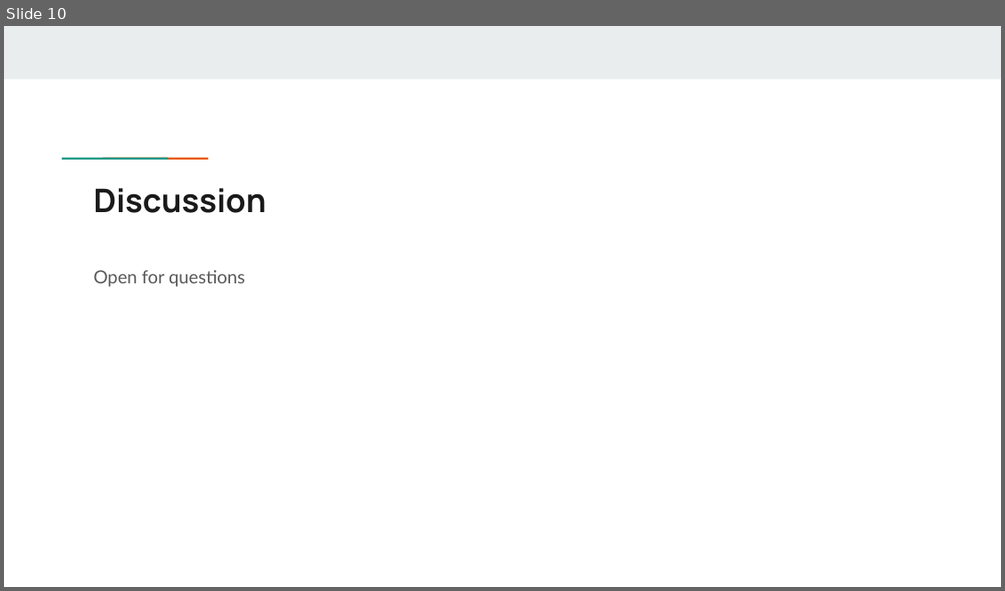
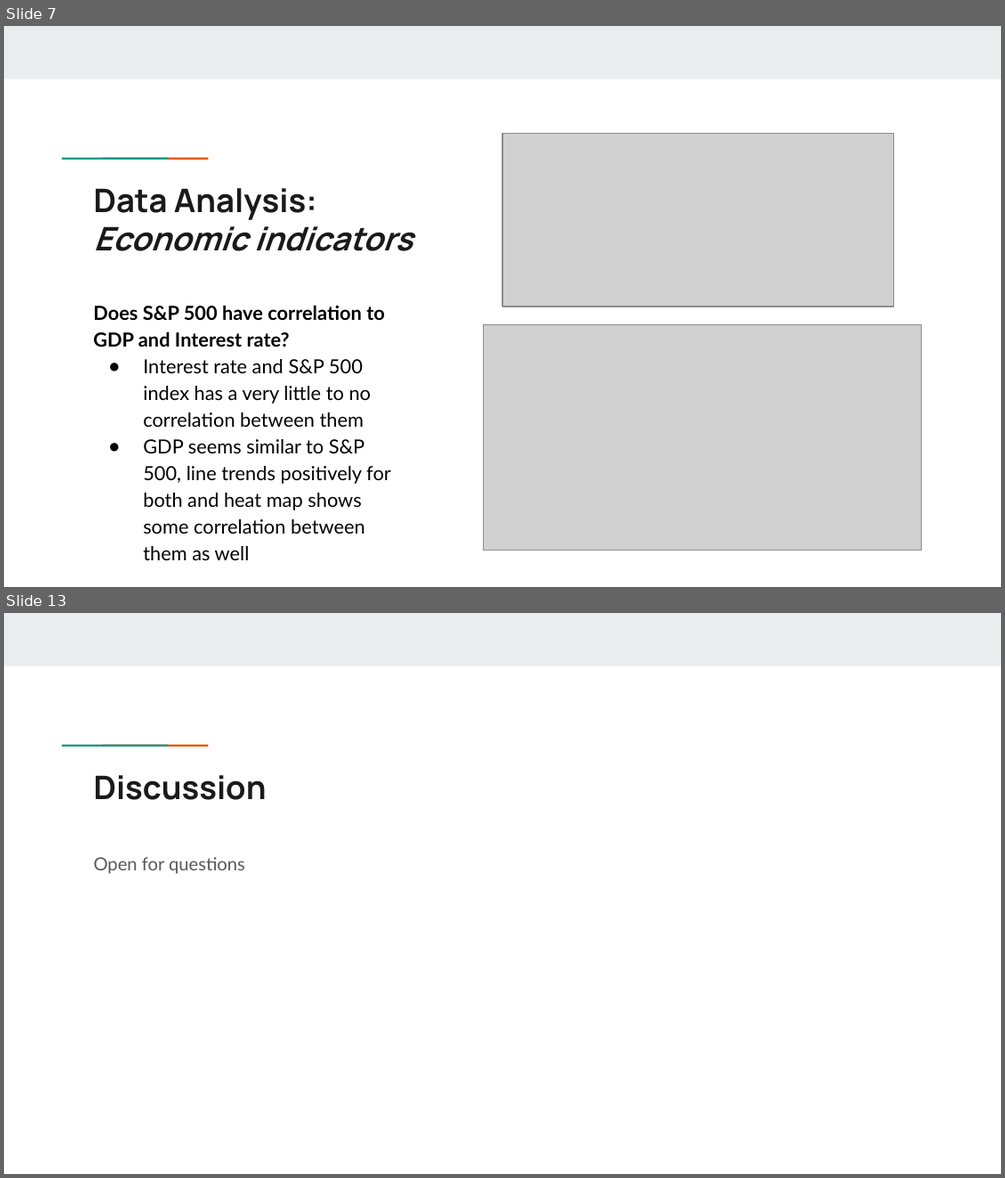
Before and after one commit to lfarlima/Monte-Carlo-Simulation, a slide deck: Project-01/Group Project Presentation.pptx. Shown one above the other, each under a label of ours: slide 10 before the commit, slides 7 and 13 after it; the slides between them are not shown. The pictures are 1005x591 and 1005x1178 pixels, drawn with LibreOffice and Linux fonts; fonts in the diff are those of the drawing; grey boxes stand for pictures. Boxes give left, top, right and bottom in pixels: in the first picture for what was removed or moved away, otherwise in the second. Text is boxed around its words. In the diff, an @@ line names an element or a change of style, - is before the commit and + after.

```diff
--- a/Project-01/Group Project Presentation.pptx
+++ b/Project-01/Group Project Presentation.pptx
@@ slide 7 added at (4, 26, 1001, 587), background #FFFFFF; not listed: 3 template elements that a slide beside it also shows @@
@@ picture added at (502, 134, 893, 306) @@
@@ title added at (94, 188, 413, 251), 23.4 pt, text #1A1A1A, bold, italic @@
+Data Analysis:
+Economic indicators
@@ text added at (93, 305, 391, 560), 14 pt, text #000000 @@
+Does S&P 500 have correlation to GDP and Interest rate?
+● Interest rate and S&P 500 index has a very little to no correlation between them
+● GDP seems similar to S&P 500, line trends positively for both and heat map shows some correlation between them as well
@@ picture added at (484, 324, 922, 549) @@
@@ what was slide 10 is now slide 13 @@
```
Also in this commit, not shown: 9 slides changed, 2 other slides added, 3 other files.
